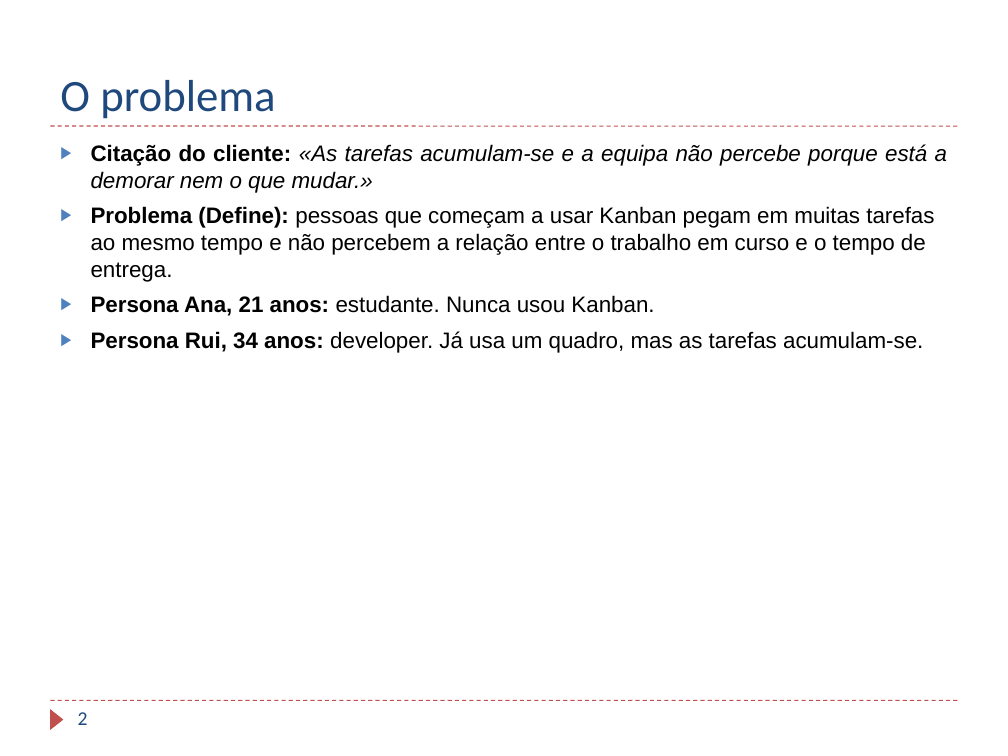
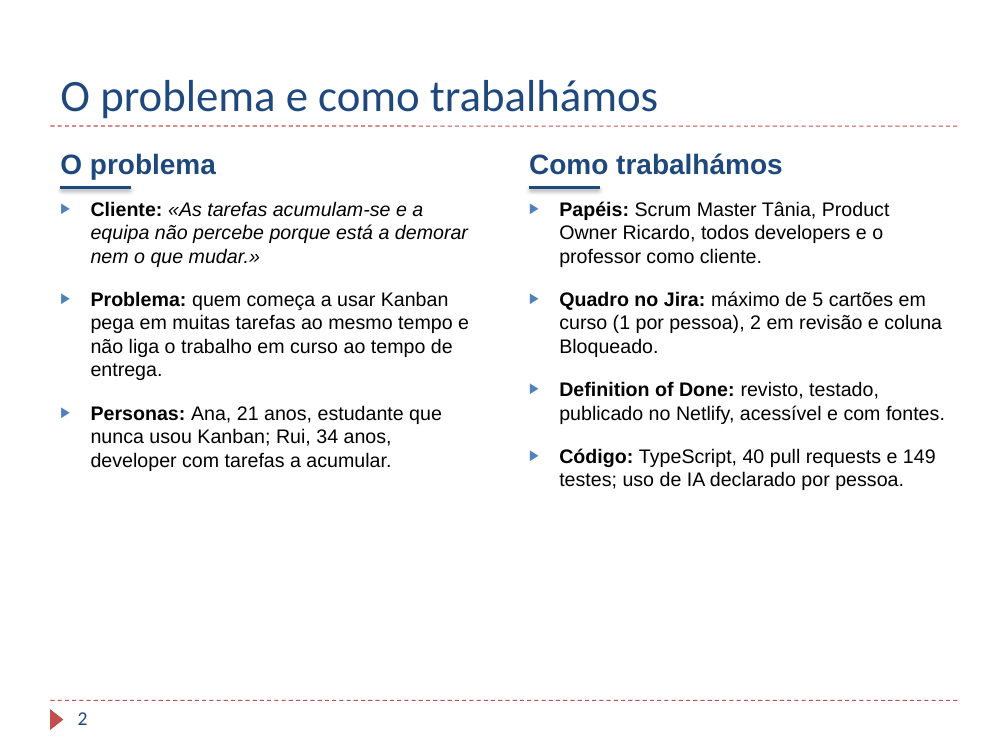
Before and after one commit to TaniaBmGuedes/MDS-TP4, a slide deck: slide 2 of entrega/07_Apresentacao_Final.pptx. Drawn at 1008x756 pixels with LibreOffice and Linux fonts; fonts in the diff are those of the drawing; background and template pictures are left out. Boxes give left, top, right and bottom in pixels: in the first picture for what was removed or moved away, otherwise in the second. Text is boxed around its words. In the diff, an @@ line names an element or a change of style, - is before the commit and + after.

```diff
--- a/entrega/07_Apresentacao_Final.pptx
+++ b/entrega/07_Apresentacao_Final.pptx
@@ title at [60, 80, 658, 119]: text changed; text colour #1F497D to none @@
-O problema
+O problema e como trabalhámos
@@ text added at [60, 153, 216, 179], 20 pt, text #1F497D, bold @@
+O problema
@@ text added at [529, 153, 783, 175], 20 pt, text #1F497D, bold @@
+Como trabalhámos
@@ line added from (60, 187) to (131, 187), #1F497D 2 pt @@
@@ text at [91, 201, 469, 471]: text changed; size 16 to 14 pt @@
-▶ Citação do cliente: «As tarefas acumulam-se e a equipa não percebe porque está a demorar nem o que mudar.»
-▶ Problema (Define): pessoas que começam a usar Kanban pegam em muitas tarefas ao mesmo tempo e não percebem a relação entre o trabalho em curso e o tempo de entrega.
-▶ Persona Ana, 21 anos: estudante. Nunca usou Kanban.
-▶ Persona Rui, 34 anos: developer. Já usa um quadro, mas as tarefas acumulam-se.
+▶ Cliente: «As tarefas acumulam-se e a equipa não percebe porque está a demorar nem o que mudar.»
+▶ Problema: quem começa a usar Kanban pega em muitas tarefas ao mesmo tempo e não liga o trabalho em curso ao tempo de entrega.
+▶ Personas: Ana, 21 anos, estudante que nunca usou Kanban; Rui, 34 anos, developer com tarefas a acumular.
@@ line added from (529, 187) to (600, 187), #1F497D 2 pt @@
@@ text added at [559, 201, 945, 490], 14 pt, text #000000 @@
+▶ Papéis: Scrum Master Tânia, Product Owner Ricardo, todos developers e o professor como cliente.
+▶ Quadro no Jira: máximo de 5 cartões em curso (1 por pessoa), 2 em revisão e coluna Bloqueado.
+▶ Definition of Done: revisto, testado, publicado no Netlify, acessível e com fontes.
+▶ Código: TypeScript, 40 pull requests e 149 testes; uso de IA declarado por pessoa.
```
Also in this commit, not shown: 4 other slides changed, 5 slides added, 4 slides removed.
